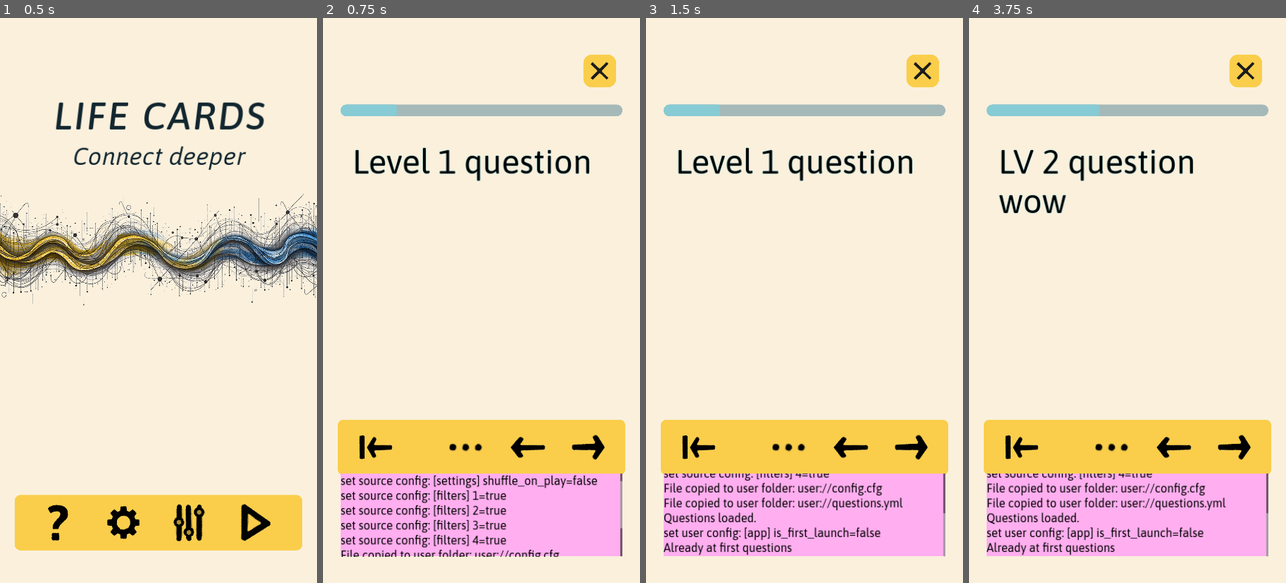
Above: before the commit, frames 1-4 (left to right).
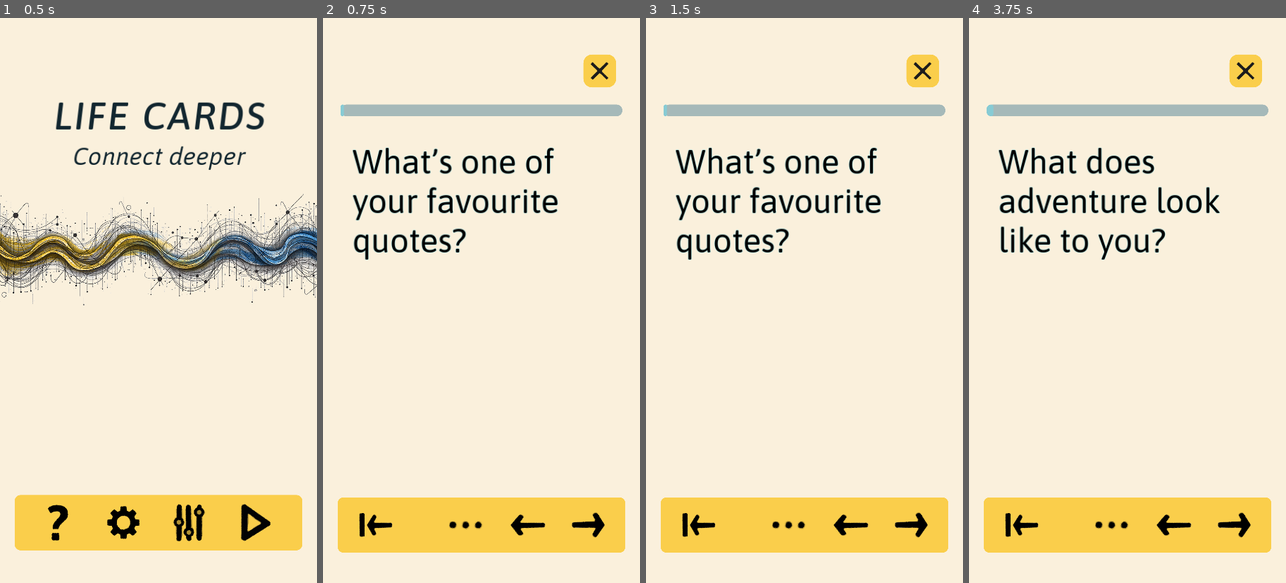
Above: after the commit, the same moments.

Repository: edoartworks/LifeCards
Game: Godot game, scene res://Game/screen_main.tscn
The game is run twice, just before and just after one commit, with the same random seed, the same clock (stepped at 60 frames per second) and the same inputs.
Inputs (mouse positions are in pixels of both pictures, inside the frame that each line leads up to; where the layout moved, square brackets give the same spot in the first picture):
- Up to frame 1 (0.5 s): no input
- Up to frame 2 (0.75 s): click (576, 520) at 0.5 s
- Up to frame 3 (1.5 s): click (696, 526) [696, 447] at 1.25 s
- Up to frame 4 (3.75 s): click (1222, 520) at 2 s; click (1159, 520) at 2.75 s; click (1232, 526) [1232, 447] at 3.5 s

Frame 1 is identical in both runs. In frame 2, 25% of the frame differs, in the area x 4-96%, y 15-96%; in frame 3, 25%; in frame 4, 26%.
Error before the commit: Parse Error: Unexpected "!" in class body. (res://Game/card_menu.gd:1)
Error after the commit: Invalid operands 'String' and 'int' in operator '+'. (res://Game/Globals/Global.gd:177)

Commit message:
Reimplemented add and delete question
Big achievement! yayy! Almost ready for V1 release

Diff:
--- a/Game/Globals/Global.gd
+++ b/Game/Globals/Global.gd
@@ -1,6 +1,6 @@
 extends Node
 
-var DEBUG_MODE = true
+var DEBUG_MODE = false
 
 var QUESTIONS_SRC_PATH = "res://Data/questions.yml"
 var QUESTIONS_USER_PATH = "user://questions.yml"
@@ -8,7 +8,10 @@
 var CONFIG_USER_PATH = "user://config.cfg"
 
 var QUESTIONS: Array[String] = []
+var ALL_QUESTIONS = {}
 var CURRENT_QUESTION_IDX = 0
+
+var IS_KEYBOARD_OPEN = false
 
 var DEBUG_QS_FILE_PATH = "res://Data/DEBUG_questions.yml"
 var DEBUG_RESET_USR_QS = false
@@ -57,25 +60,21 @@
 
 
 func _load_questions() -> void:
-	var all_questions: Dictionary = _parse_yaml_file(QUESTIONS_USER_PATH)
+	ALL_QUESTIONS = _parse_yaml_file(QUESTIONS_USER_PATH)
 	var filtered_questions: Array[String] = []
 
-	for category in all_questions.keys():
+	for category in ALL_QUESTIONS.keys():
 		var filter_value = get_config("filters", category)
 		if filter_value:
-			filtered_questions.append_array(all_questions[category])
+			filtered_questions.append_array(ALL_QUESTIONS[category])
 	QUESTIONS = filtered_questions
 
-	if QUESTIONS.size() == 0:
-		debug("No questions loaded.")
-	else:
-		debug("Questions loaded.")
-
-
-func reload_questions() -> void:
+
+func reload_questions(question_deleted = false) -> void:
 	_load_questions()
-	CURRENT_QUESTION_IDX = 0
-	SignalBus.on_questions_reloaded.emit()
+	if not question_deleted:
+		CURRENT_QUESTION_IDX = 0
+		SignalBus.on_questions_reloaded.emit()
 	debug("Questions reloaded")
 
 
@@ -94,7 +93,7 @@
 	var all_questions: Dictionary = {}
 	var file := FileAccess.open(file_path, FileAccess.ModeFlags.READ)
 	if file == null:
-		push_error("Unable to open file: " + file_path)
+		Global.debug("Unable to open file: " + file_path)
 		return {}
 
 	var line: String
--- a/Game/card_menu.gd
+++ b/Game/card_menu.gd
@@ -1,5 +1,5 @@
 extends Control
-!fix add and delete question
+
 
 func _on_btn_add_q_pressed() -> void:
 	SignalBus.show_add_question_screen.emit()
@@ -11,27 +11,32 @@
 
 
 func delete_current_question() -> void:
-	var file = FileAccess.open(Global.QUESTIONS_USER_PATH, FileAccess.READ_WRITE)
+	var file = FileAccess.open(Global.QUESTIONS_USER_PATH, FileAccess.WRITE)
 	if not file:
 		Global.debug(str("Failed to open user file: ", Global.QUESTIONS_USER_PATH))
 		return
 
-	var content = file.get_as_text()
+	var questions_dict: Dictionary = Global.ALL_QUESTIONS
+
 	if Global.QUESTIONS.size() == 1:
 		Global.debug("Cannot delete the last question. Add one first.")
 		return
+
 	var current_question = Global.QUESTIONS[Global.CURRENT_QUESTION_IDX]
-	var lines = content.split("\n")
-	var new_lines = []
-	for line in lines:
-		if line.find(current_question) == -1:
-			new_lines.append(line)
-	content = "\n".join(new_lines)
-	file.store_string(content)
+
+	for category in questions_dict.keys():
+		if current_question in questions_dict[category]:
+			questions_dict[category].erase(current_question)
+			break
+
+	for category_key in questions_dict.keys():
+		file.store_line(category_key + ":")
+		for question in questions_dict[category_key]:
+			file.store_line("  - " + question)
 	file.close()
 
-	Global.QUESTIONS.erase(current_question)
 	Global.debug("Deleted question: " + current_question)
+	Global.reload_questions(true)
 
 
 func _on_btn_shuffle_deck_pressed() -> void:
--- a/Game/screen_add_question.gd
+++ b/Game/screen_add_question.gd
@@ -3,17 +3,19 @@
 
 @export var txted_add_question_path : NodePath
 @export var cont_add_q_path : NodePath
+@export var cat_option_btn_path : NodePath
 var TXTED_ADD_QUESTION :TextEdit = null
 var CONT_ADD_QUESTION :Container = null
+var CAT_OPTION :OptionButton = null
 
 var initial_cont_size_y
-var stop_adjusting_keyboard = false
 var has_v_keyboard = DisplayServer.has_feature(DisplayServer.FEATURE_VIRTUAL_KEYBOARD)
 
 
 func _ready() -> void:
 	TXTED_ADD_QUESTION = get_node(txted_add_question_path)
 	CONT_ADD_QUESTION = get_node(cont_add_q_path)
+	CAT_OPTION = get_node(cat_option_btn_path)
 	initial_cont_size_y = CONT_ADD_QUESTION.size.y
 
 
@@ -22,21 +24,26 @@
 		_adjust_to_keyboard()
 
 
-func add_user_question(new_question) -> void:
+func add_user_question(category: String, new_question: String) -> void:
 	var file = FileAccess.open(Global.QUESTIONS_USER_PATH, FileAccess.READ_WRITE)
 	if not file:
 		Global.debug(str("Failed to open user file: ", Global.QUESTIONS_USER_PATH))
 		return
 
-	var content = file.get_as_text()
-	content += new_question + "\n"
-	file.seek(0)
-	file.store_string(content)
+	var questions_dict: Dictionary = Global.ALL_QUESTIONS
+	var questions_array = questions_dict[category]
+	questions_array.append(new_question)
+	questions_dict[category] = questions_array
+
+	for category_key in questions_dict.keys():
+		file.store_line(category_key + ":")
+		for question in questions_dict[category_key]:
+			file.store_line("  - " + question)
 	file.close()
 
-	Global.QUESTIONS.append(new_question)
+	Global.debug(str("Added question: [" + category + "] " + new_question))
+	Global.reload_questions()
 	SignalBus.new_question_added.emit()
-	Global.debug("Added question: " + new_question)
 
 
 func _adjust_to_keyboard() -> void:
@@ -44,22 +51,27 @@
 	if keyb_heigh > 0:
 		var new_size_y = initial_cont_size_y - keyb_heigh
 		CONT_ADD_QUESTION.set_size(Vector2(CONT_ADD_QUESTION.size.x, new_size_y))
+		if not Global.IS_KEYBOARD_OPEN:
+			Global.IS_KEYBOARD_OPEN = true
 	else:
 		CONT_ADD_QUESTION.set_size(Vector2(CONT_ADD_QUESTION.size.x, initial_cont_size_y))
+		if Global.IS_KEYBOARD_OPEN:
+			Global.IS_KEYBOARD_OPEN = false
 
 
 func _on_btn_confirm_pressed() -> void:
 	var q_text: String = ""
 	q_text = TXTED_ADD_QUESTION.text.strip_edges()
-	# TODO: remove newlines inside
 	if q_text.is_empty():
 		Global.debug("Invalid question entered. Fix and try again")
 		return
-	add_user_question(q_text)
+	var selected_category = str(CAT_OPTION.get_selected_id() + 1)
+	add_user_question(selected_category, q_text)
 	TXTED_ADD_QUESTION.text = ""
 	SignalBus.hide_add_question_screen.emit()
 
 
 func _on_btn_cancel_pressed() -> void:
+	Global.debug("Adding question cancelled")
 	TXTED_ADD_QUESTION.text = ""
 	SignalBus.hide_add_question_screen.emit()
--- a/Game/screen_add_question.tscn
+++ b/Game/screen_add_question.tscn
@@ -9,6 +9,7 @@
 script = ExtResource("1_tx0tm")
 txted_add_question_path = NodePath("BG/cont_margin_main/cont_v_main/txted_add_question")
 cont_add_q_path = NodePath("BG/cont_margin_main")
+cat_option_btn_path = NodePath("BG/cont_margin_main/cont_v_main/HBoxContainer/OptionButton")
 
 [node name="BG" type="Panel" parent="."]
 anchors_preset = 15
@@ -42,15 +43,43 @@
 size_flags_horizontal = 3
 size_flags_vertical = 3
 placeholder_text = "type your question here"
+deselect_on_focus_loss_enabled = false
 middle_mouse_paste_enabled = false
 wrap_mode = 1
 caret_blink = true
 caret_multiple = false
 
 [node name="spacer3" type="Control" parent="BG/cont_margin_main/cont_v_main"]
-custom_minimum_size = Vector2(0, 40)
 layout_mode = 2
-size_flags_vertical = 8
+size_flags_vertical = 3
+size_flags_stretch_ratio = 0.02
+
+[node name="HBoxContainer" type="HBoxContainer" parent="BG/cont_margin_main/cont_v_main"]
+layout_mode = 2
+alignment = 2
+
+[node name="Label" type="Label" parent="BG/cont_margin_main/cont_v_main/HBoxContainer"]
+layout_mode = 2
+theme_type_variation = &"Label_Subtitle"
+text = "Category:  "
+vertical_alignment = 1
+
+[node name="OptionButton" type="OptionButton" parent="BG/cont_margin_main/cont_v_main/HBoxContainer"]
+layout_mode = 2
+selected = 0
+item_count = 4
+popup/item_0/text = "Light and fun"
+popup/item_1/text = "Reflective"
+popup/item_1/id = 1
+popup/item_2/text = "Deep"
+popup/item_2/id = 2
+popup/item_3/text = "Very deep"
+popup/item_3/id = 3
+
+[node name="spacer4" type="Control" parent="BG/cont_margin_main/cont_v_main"]
+layout_mode = 2
+size_flags_vertical = 3
+size_flags_stretch_ratio = 0.1
 
 [node name="cont_bottom" type="HBoxContainer" parent="BG/cont_margin_main/cont_v_main"]
 layout_mode = 2
--- a/Game/screen_card.gd
+++ b/Game/screen_card.gd
@@ -24,8 +24,8 @@
 	SignalBus.new_question_added.connect(_on_new_question_added)
 	SignalBus.current_question_deleted.connect(_on_current_question_deleted)
 	SignalBus.shuffle_deck.connect(_on_deck_shuffled)
-	SignalBus.reset_deck_default.connect(_on_deck_reset)
-	SignalBus.on_questions_reloaded.connect(_on_deck_reset)
+	SignalBus.reset_deck_default.connect(init_UI)
+	SignalBus.on_questions_reloaded.connect(init_UI)
 
 	if Global.DEBUG_MODE:
 		DEBUG_LOG = get_node(debug_log_lbl_path)
@@ -47,7 +47,7 @@
 func init_UI() -> void:
 	refresh_card_text()
 	PROG_BAR.max_value = Global.QUESTIONS.size()
-	PROG_BAR.value = 1
+	PROG_BAR.value = Global.CURRENT_QUESTION_IDX + 1
 
 
 func change_card_fwd() -> bool:
@@ -76,7 +76,7 @@
 
 func set_card_to_first() -> void:
 	Global.CURRENT_QUESTION_IDX = 0
-	PROG_BAR.value = 1
+	PROG_BAR.value = Global.CURRENT_QUESTION_IDX + 1
 	refresh_card_text()
 
 
@@ -130,10 +130,6 @@
 	set_card_to_first()
 
 
-func _on_deck_reset() -> void:
-	init_UI()
-
-
 func _on_btn_exit_pressed() -> void:
 	SignalBus.card_screen_exit_pressed.emit()
 
--- a/Game/screen_main.gd
+++ b/Game/screen_main.gd
@@ -87,6 +87,7 @@
 
 
 func _on_android_back_request():
+	Global.debug("android back request")
 	var layers = get_tree().current_scene.get_children()
 	var highest_visible_layer_node = null
 	var highest_visible_layer = -1
@@ -99,7 +100,10 @@
 	if highest_visible_layer_node and highest_visible_layer > 1:
 		match highest_visible_layer_node:
 			SCREEN_ADD_Q:
-				hide_add_question_screen()
+				# Little bug here, not sure what's going on but seems like
+				# back_request is called when typing. So this kinda works
+				if not Global.IS_KEYBOARD_OPEN:
+					hide_add_question_screen()
 			SCREEN_CARD:
 				hide_card_screen()
 			SCREEN_HELP:
@@ -110,7 +114,6 @@
 				hide_filters_screen()
 
 
-
 # DEBUG
 func _input(event):
 	if event.is_action_pressed("back"):
Binary file changed: Art/th_custom01.theme
Not shown, changed: Exports/lifecards.apk
Not shown, changed: Exports/lifecards.apk.idsig
